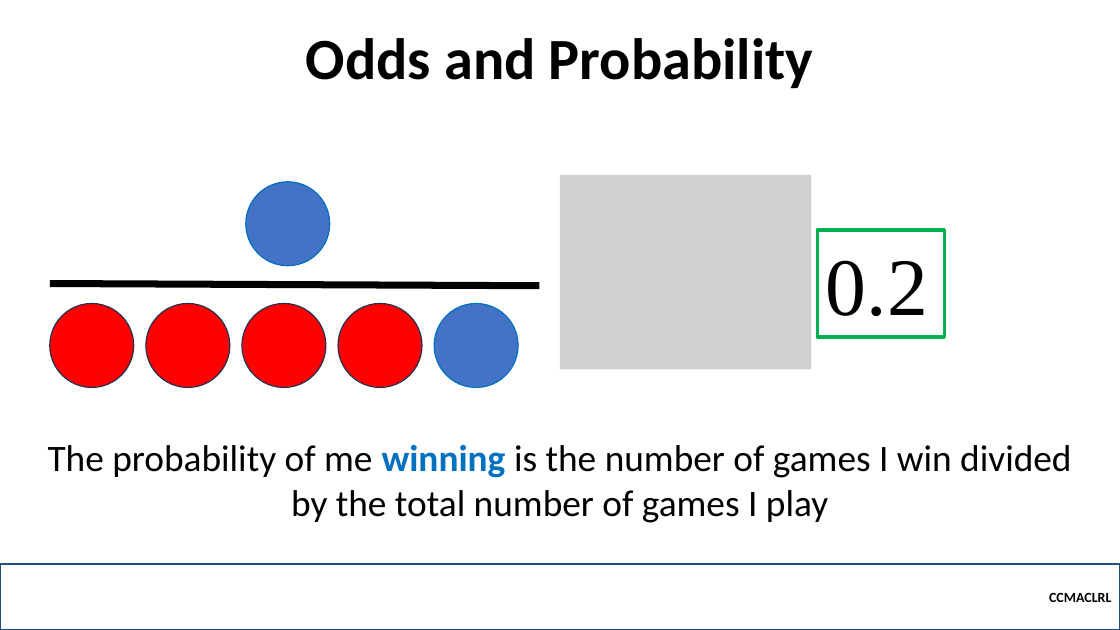
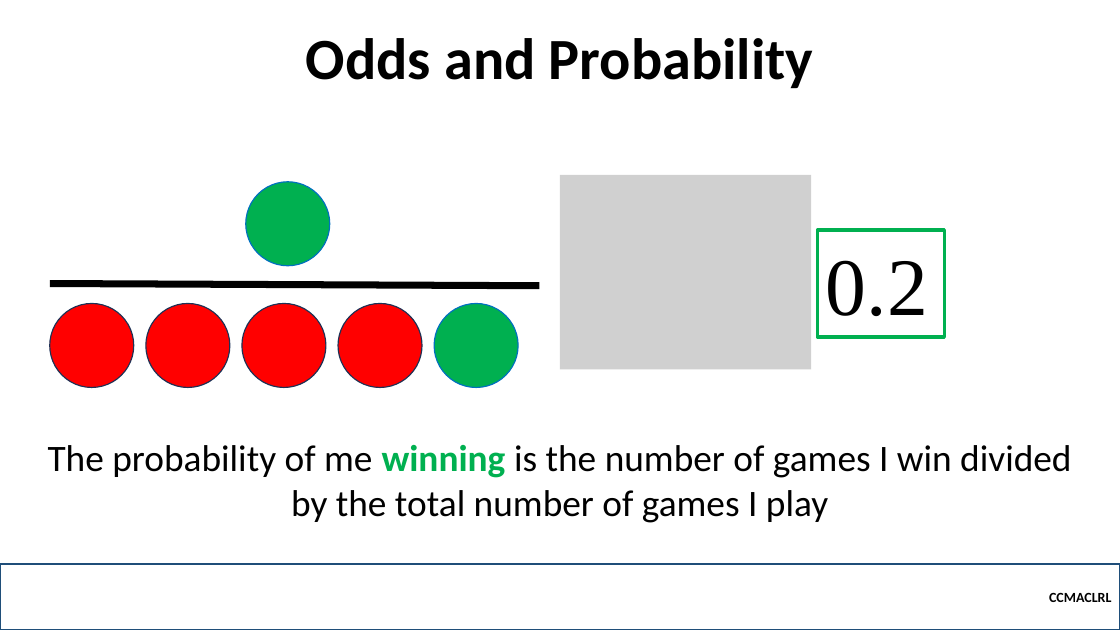
Before and after one commit to robitussin/CCMACLRL, a slide deck: slide 28 of 5 - Logistic Regression/Odds and Probability.pptx. Drawn at 1120x630 pixels with LibreOffice and Linux fonts; fonts in the diff are those of the drawing; grey boxes stand for pictures; background and template pictures are left out. Boxes give left, top, right and bottom in pixels: in the first picture for what was removed or moved away, otherwise in the second. Text is boxed around its words. In the diff, an @@ line names an element or a change of style, - is before the commit and + after.

```diff
--- a/5 - Logistic Regression/Odds and Probability.pptx
+++ b/5 - Logistic Regression/Odds and Probability.pptx
@@ ellipse at [246, 181, 330, 266]: fill #4472C4 to #00B050 @@
@@ ellipse at [434, 303, 518, 387]: fill #4472C4 to #00B050 @@
@@ text "The probability of me winning ..." at [48, 445, 1071, 523]: text colour #0070C0 to #00B050 in "winning" @@
```
Also in this commit, not shown: 31 other slides changed, 1 other file.
